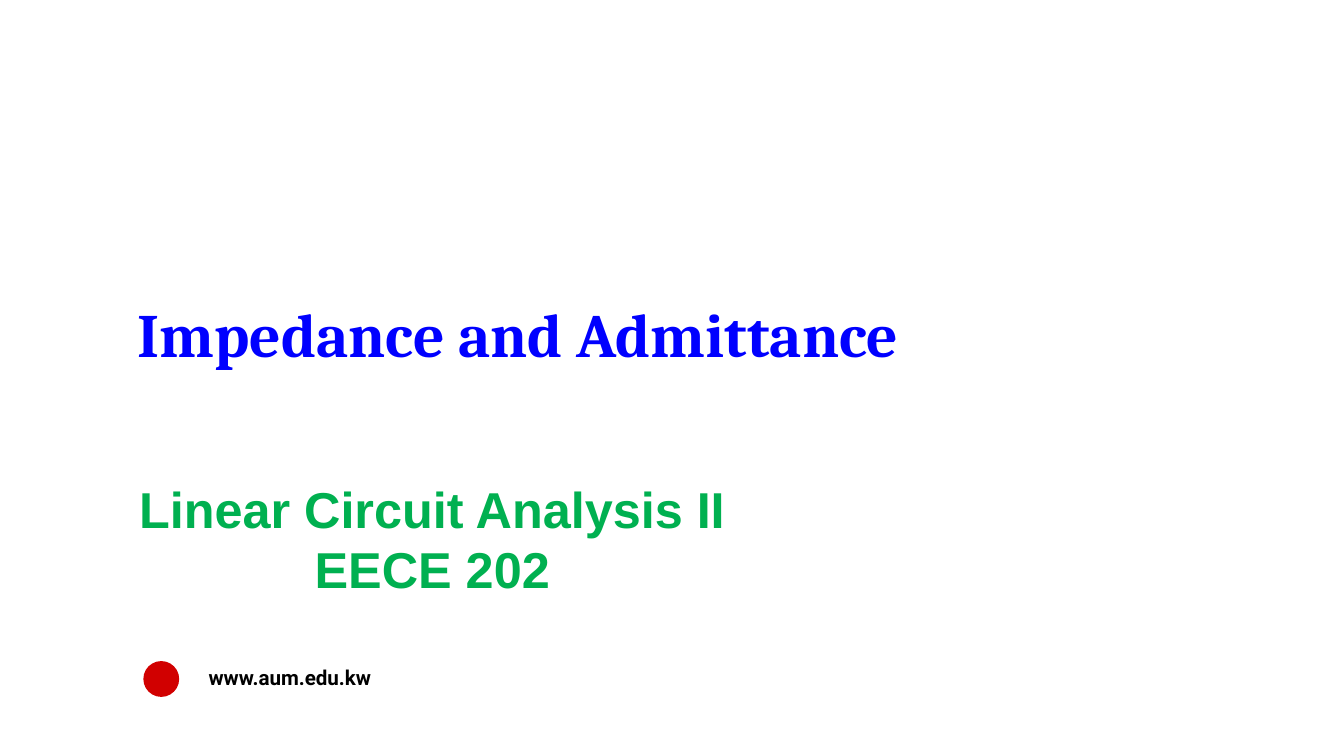
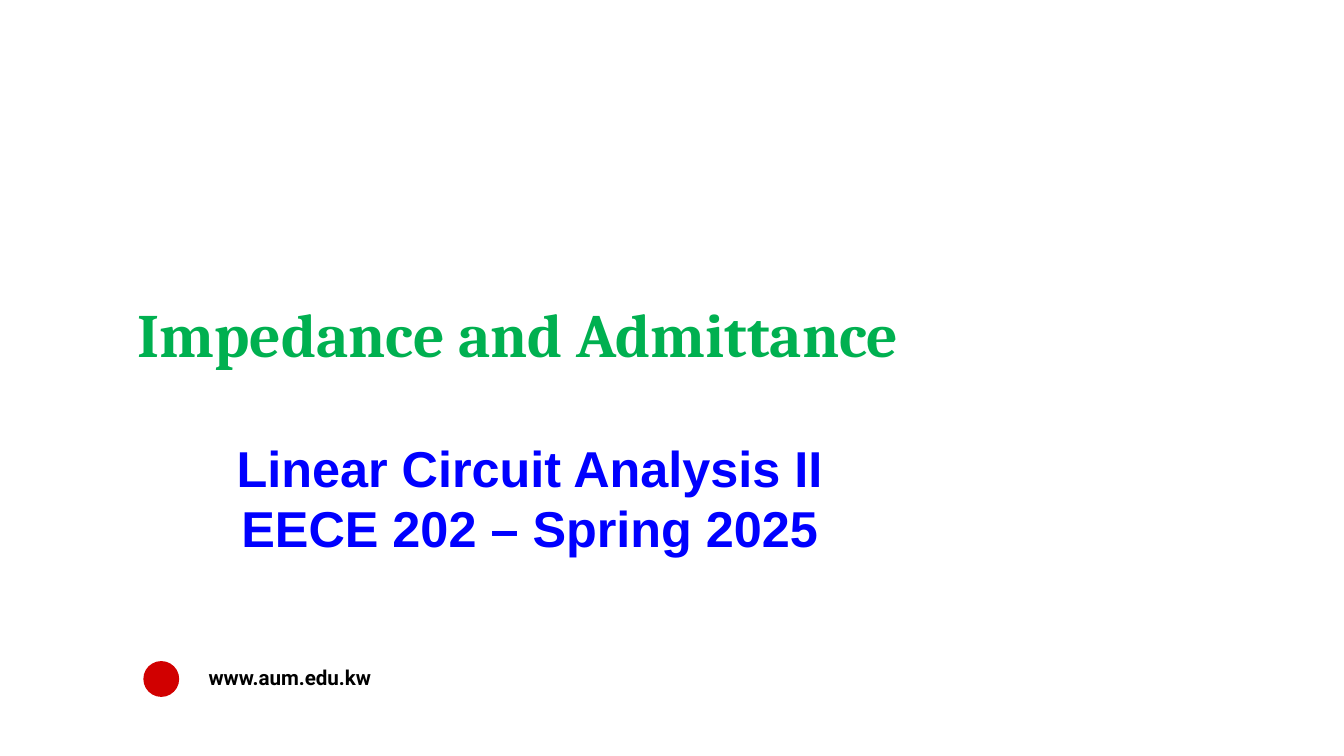
Before and after one commit to salmanrazzaq1993/AUM-WORK, a slide deck: slide 1 of PP WORK/Instructor Version/Week 5/Week 5 Lecture 1-Impedance and Admittance.pptx. Drawn at 1344x756 pixels with LibreOffice and Linux fonts; fonts in the diff are those of the drawing; background and template pictures are left out. Boxes give left, top, right and bottom in pixels: in the first picture for what was removed or moved away, otherwise in the second. Text is boxed around its words. In the diff, an @@ line names an element or a change of style, - is before the commit and + after.

```diff
--- a/PP WORK/Instructor Version/Week 5/Week 5 Lecture 1-Impedance and Admittance.pptx
+++ b/PP WORK/Instructor Version/Week 5/Week 5 Lecture 1-Impedance and Admittance.pptx
@@ text "Impedance and Admittance" at bbox=[137, 314, 898, 370]: text colour #0000FF to #00B050 @@
@@ text "Linear Circuit Analysis II": place and size @@
-text "Linear Circuit Analysis II" at bbox=[139, 491, 725, 589]
+text "Linear Circuit Analysis II" at bbox=[237, 450, 822, 557]
@@ text at bbox=[237, 450, 822, 497]: text colour #00B050 to #0000FF in "Linear Circuit Analysis II" @@
@@ text at bbox=[241, 510, 818, 557]: text changed; text colour #00B050 to #0000FF @@
-EECE 202
+EECE 202 – Spring 2025
```
Also in this commit, not shown: 18 other slides changed.
